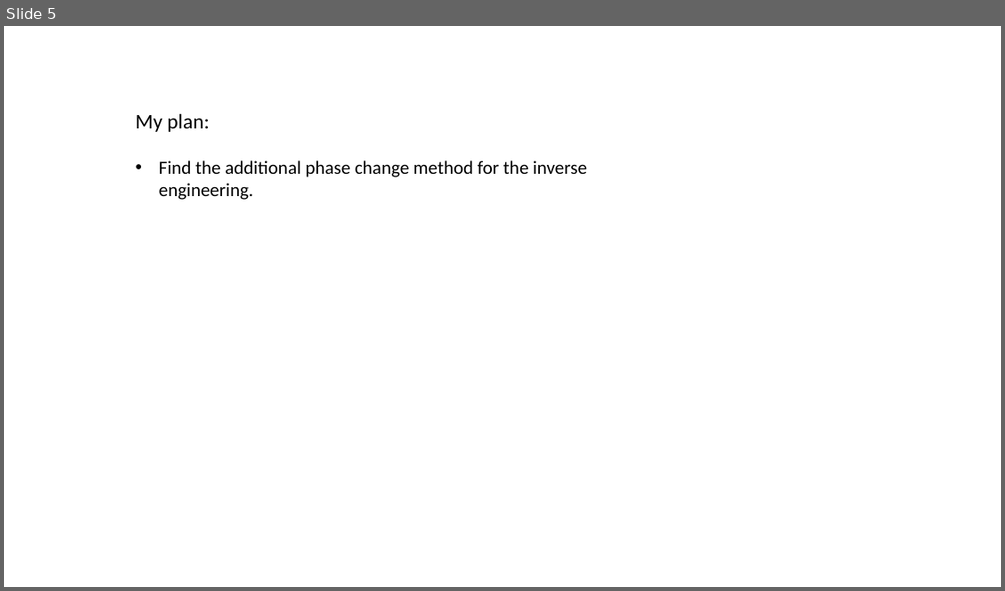
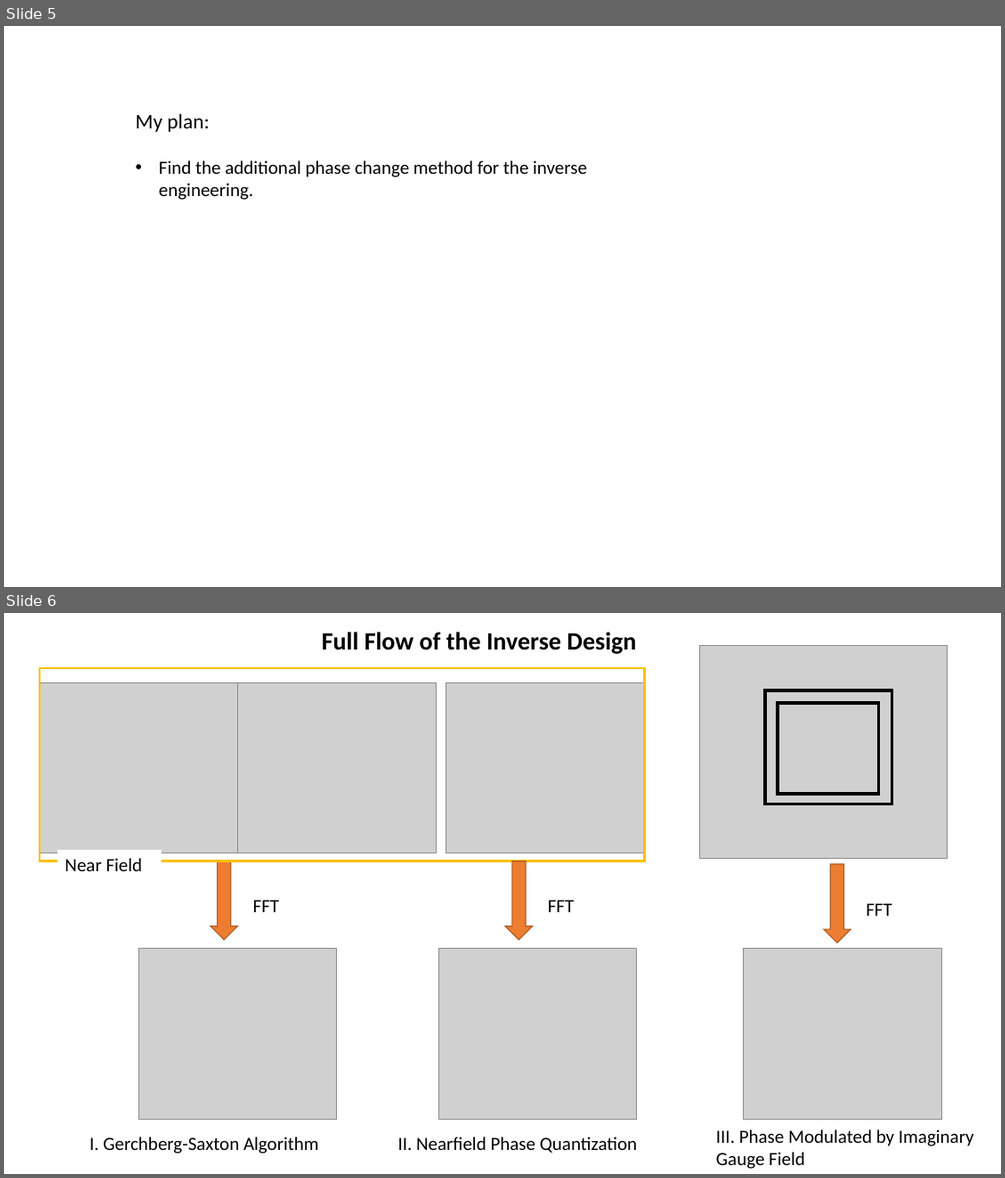
Before and after one commit to minspan199/imaginary-gauge-field, a slide deck: FFT Far Field.pptx. Shown one above the other, each under a label of ours: slide 5 before the commit, slides 5 and 6 after it. The pictures are 1005x591 and 1005x1178 pixels, drawn with LibreOffice and Linux fonts; fonts in the diff are those of the drawing; grey boxes stand for pictures. Boxes give left, top, right and bottom in pixels: in the first picture for what was removed or moved away, otherwise in the second. Text is boxed around its words. In the diff, an @@ line names an element or a change of style, - is before the commit and + after.

Commit message:
Inverse design first success!

```diff
--- a/FFT Far Field.pptx
+++ b/FFT Far Field.pptx
@@ slide 6 added at [4, 613, 1001, 1174], background #FFFFFF @@
@@ text added at [322, 632, 636, 654], 24 pt, text #000000, bold @@
+Full Flow of the Inverse Design
@@ picture added at [699, 645, 947, 859] @@
@@ rectangle added at [765, 690, 892, 804], outline #000000 3 pt @@
@@ rectangle added at [777, 703, 878, 793], outline #000000 3 pt @@
@@ group added at [39, 667, 645, 879]: 3 pictures, 2 rectangles @@
+Near Field
@@ down arrow added at [210, 861, 237, 940], fill #ED7D31, outline #AF5C24 1 pt @@
@@ down arrow added at [506, 861, 533, 940], fill #ED7D31, outline #AF5C24 1 pt @@
@@ down arrow added at [824, 864, 850, 943], fill #ED7D31, outline #AF5C24 1 pt @@
@@ text added at [253, 900, 279, 912], 18 pt, text #000000 @@
+FFT
@@ text added at [548, 900, 574, 912], 18 pt, text #000000 @@
+FFT
@@ text added at [866, 903, 891, 916], 18 pt, text #000000 @@
+FFT
@@ picture added at [138, 948, 337, 1119] @@
@@ picture added at [438, 948, 637, 1119] @@
@@ picture added at [744, 948, 942, 1119] @@
@@ text added at [89, 1136, 319, 1153], 18 pt, text #000000 @@
+I. Gerchberg-Saxton Algorithm
@@ text added at [398, 1136, 637, 1152], 18 pt, text #000000 @@
+II. Nearfield Phase Quantization
@@ text added at [716, 1129, 974, 1168], 18 pt, text #000000 @@
+III. Phase Modulated by Imaginary Gauge Field
```
Also in this commit, not shown: 18 other files.
